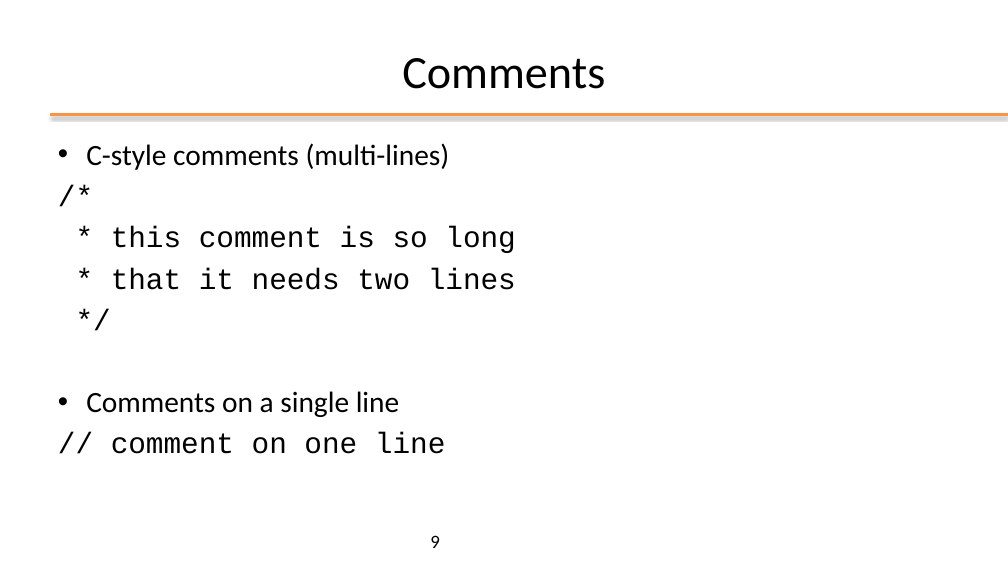
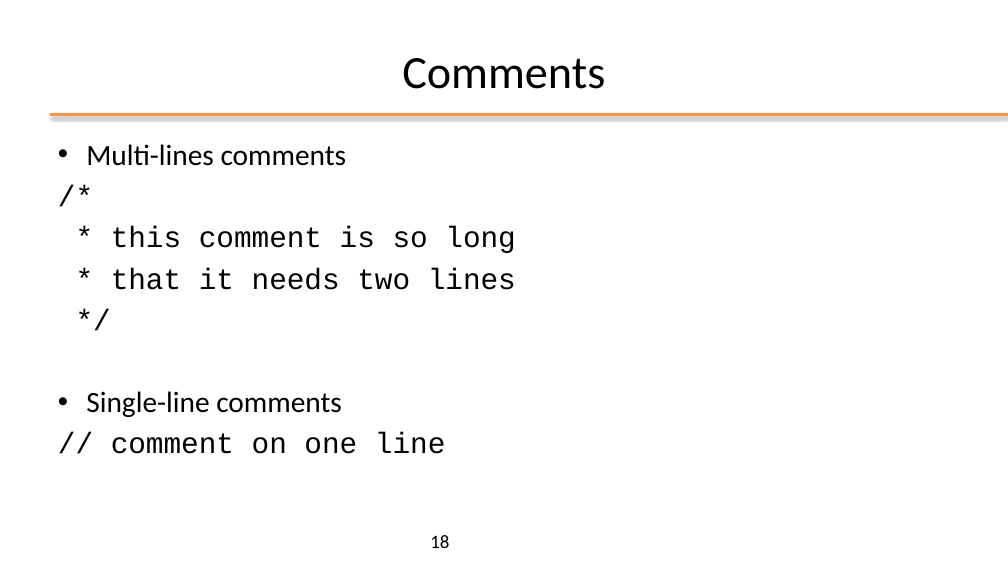
Before and after one commit to plctechnician/ooprogramming, a slide deck: slide 18 of java/slides/ppt/02 - Java Basics.pptx (slide 9 before the commit). Drawn at 1008x567 pixels with LibreOffice and Linux fonts; fonts in the diff are those of the drawing; background and template pictures are left out. Boxes give left, top, right and bottom in pixels: in the first picture for what was removed or moved away, otherwise in the second. Text is boxed around its words. In the diff, an @@ line names an element or a change of style, - is before the commit and + after.

```diff
--- a/java/slides/ppt/02 - Java Basics.pptx
+++ b/java/slides/ppt/02 - Java Basics.pptx
@@ text at [86, 144, 347, 166]: text changed @@
-• C-style comments (multi-lines)
+• Multi-lines comments
@@ text at [86, 391, 342, 417]: text changed @@
-• Comments on a single line
+• Single-line comments
@@ page number at [430, 535, 449, 548]: text changed @@
-9
+18
```
Also in this commit, not shown: 12 other slides changed, 6 slides added, 18 other files.
